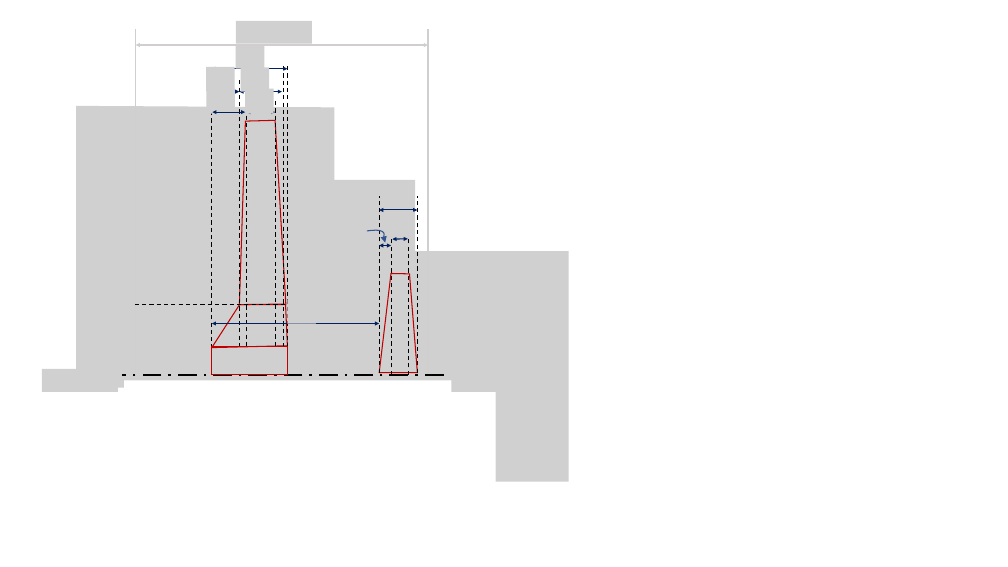
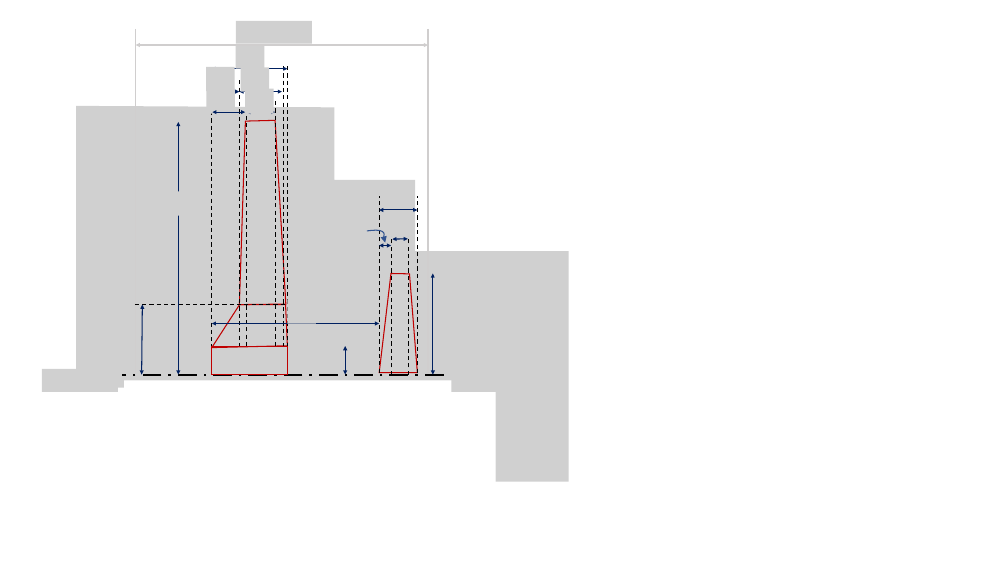
Before and after one commit to KantouniasA/flightDynamics, a slide deck: slide 2 of TechnicalReport/Figures.pptx. Drawn at 1008x567 pixels with LibreOffice and Linux fonts; fonts in the diff are those of the drawing; grey boxes stand for pictures. Boxes give left, top, right and bottom in pixels: in the first picture for what was removed or moved away, otherwise in the second. Text is boxed around its words. In the diff, an @@ line names an element or a change of style, - is before the commit and + after.

```diff
--- a/TechnicalReport/Figures.pptx
+++ b/TechnicalReport/Figures.pptx
@@ double arrow added from (178, 374) to (178, 122), #002060 1 pt @@
@@ picture added at box(138, 191, 181, 216) @@
@@ double arrow added from (433, 374) to (433, 274), #002060 1 pt @@
@@ picture added at box(435, 275, 464, 299) @@
@@ double arrow added from (141, 374) to (142, 305), #002060 1 pt @@
@@ double arrow added from (346, 374) to (346, 346), #002060 1 pt @@
```
Also in this commit, not shown: 11 other files.
